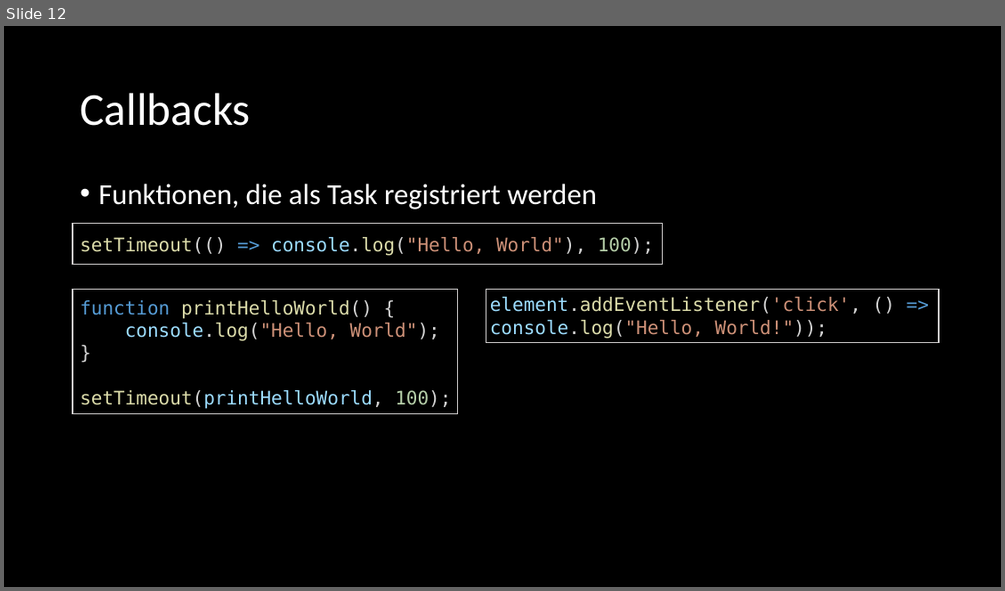
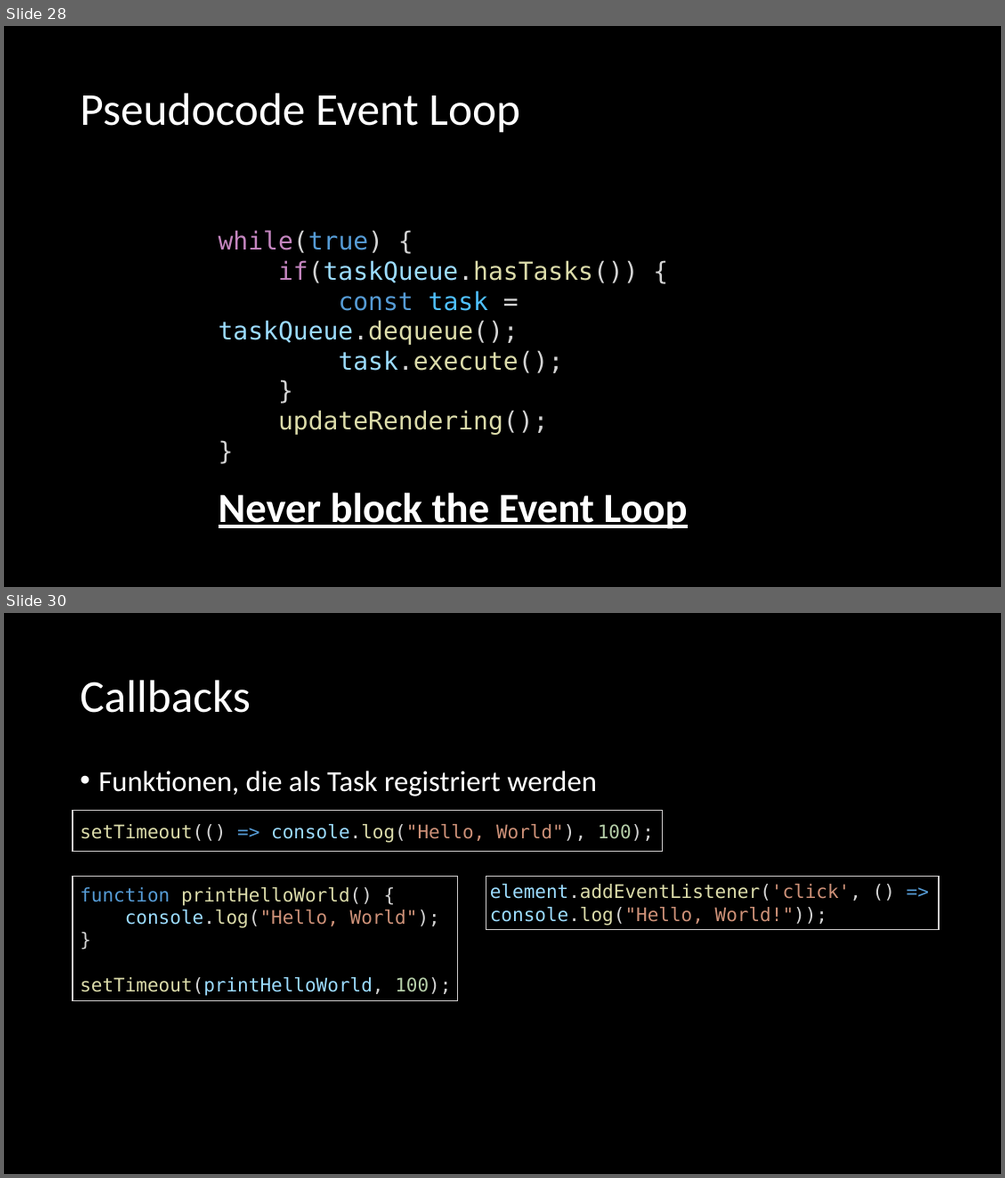
Before and after one commit to twobiers/webtech-workshop-js-async, a slide deck: slides/Presentation.pptx. Shown one above the other, each under a label of ours: slide 12 before the commit, slides 28 and 30 after it; the slides between them are not shown. The pictures are 1005x591 and 1005x1178 pixels, drawn with LibreOffice and Linux fonts; fonts in the diff are those of the drawing. Boxes give left, top, right and bottom in pixels: in the first picture for what was removed or moved away, otherwise in the second. Text is boxed around its words. In the diff, an @@ line names an element or a change of style, - is before the commit and + after.

```diff
--- a/slides/Presentation.pptx
+++ b/slides/Presentation.pptx
@@ slide 28 added at (x1=4, y1=26, x2=1001, y2=587), background #000000 @@
@@ title added at (x1=80, y1=93, x2=520, y2=133), 44 pt, text #FFFFFF @@
+Pseudocode Event Loop
@@ text added at (x1=218, y1=230, x2=639, y2=435), 24 pt, text #DCDCAA @@
+while(true) {
+if(taskQueue.hasTasks()) {
+const task = taskQueue.dequeue();
+task.execute();
+}
+updateRendering();
+}
@@ text added at (x1=218, y1=492, x2=688, y2=529), 40 pt, text #FFFFFF, bold, underline @@
+Never block the Event Loop
@@ what was slide 12 is now slide 30 @@
```
Also in this commit, not shown: 2 slides changed, 20 other slides added, 1 slide removed, 1 other file.
